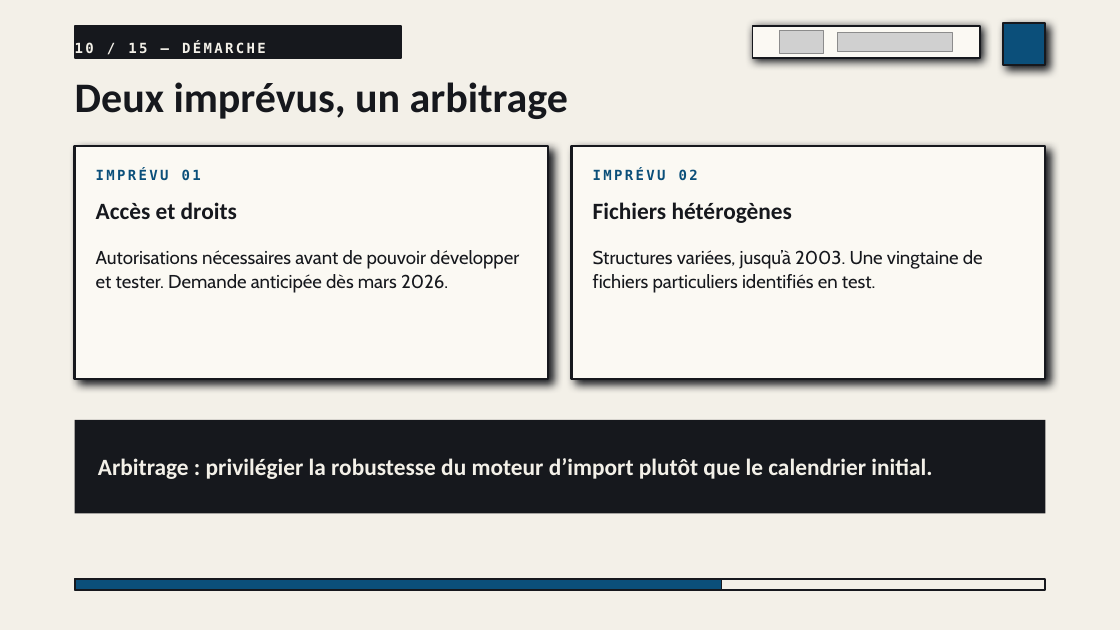
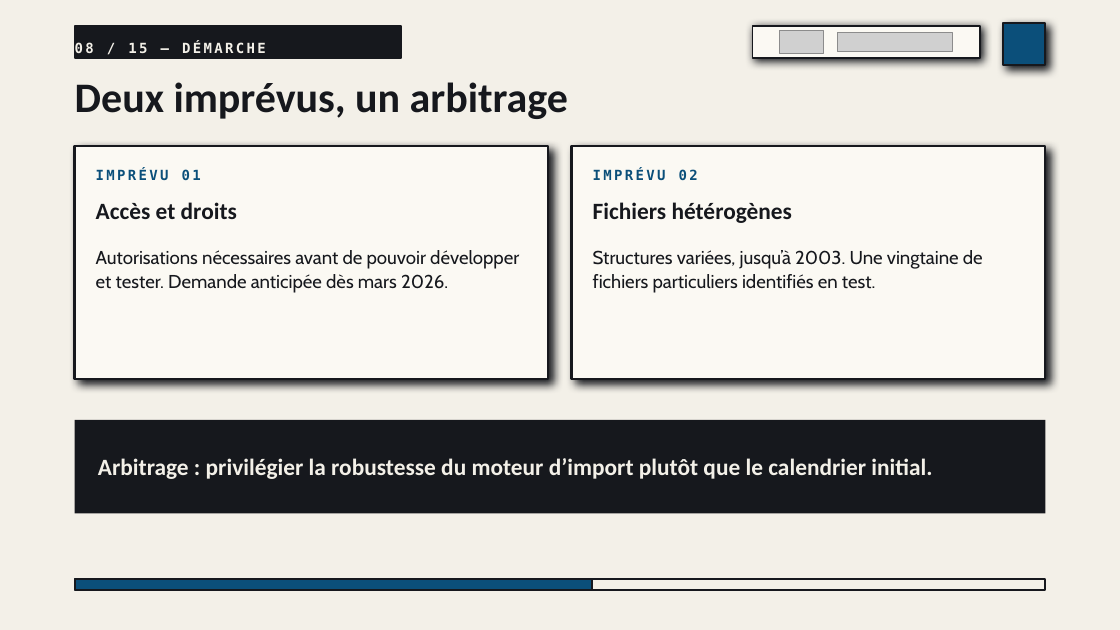
Before and after one commit to falachabt/Icam, a slide deck: slide 8 of Presentation_RIPTIS.pptx (slide 10 before the commit). Drawn at 1120x630 pixels with LibreOffice and Linux fonts; fonts in the diff are those of the drawing; grey boxes stand for pictures. Boxes give left, top, right and bottom in pixels: in the first picture for what was removed or moved away, otherwise in the second. Text is boxed around its words. In the diff, an @@ line names an element or a change of style, - is before the commit and + after.

```diff
--- a/Presentation_RIPTIS.pptx
+++ b/Presentation_RIPTIS.pptx
@@ text in rectangle at (75,41,266,53): text changed @@
-10 / 15 — DÉMARCHE
+08 / 15 — DÉMARCHE
@@ rectangle: place and size @@
-rectangle at (75,579,722,591)
+rectangle at (75,579,592,591)
```
Also in this commit, not shown: 3 other slides changed, 2 other files.
